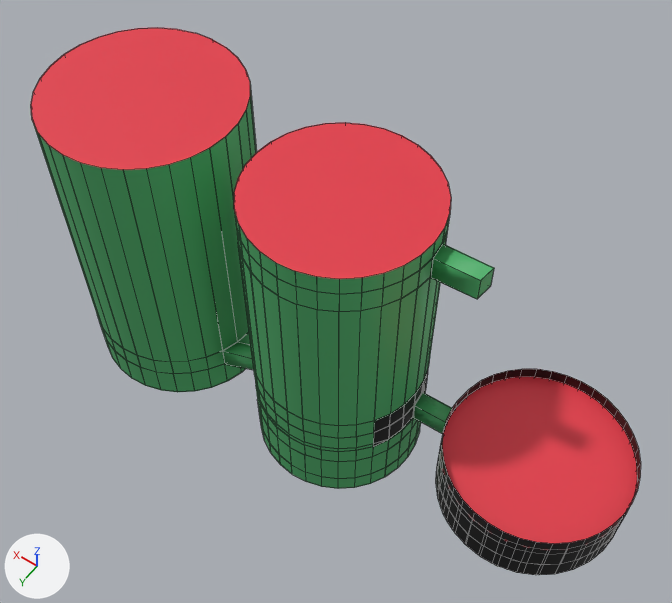
Renders of the Blender file BlenderFiles/Archival_Object/Scenes/CPS_AO_028.blend from each side of a commit.
Before and after are seen from a 50 mm lens placed at (-139.7, 199.6, 404.4), pointed at (6.4, -5.0, 83.0). Arrows for +X, +Y and +Z are at lower left; the lights stay in place. Mesh edges are drawn as thin lines.

Before the edit, the objects in view are built like this:
```python
me_museum_shell_mesh_001 = bpy.data.meshes.new('Museum_Shell_Mesh.001')
me_museum_shell_mesh_001.from_pydata(...)  # 96 vertices, 65 faces; spans x -20.0..20.0, y -20.0..20.0, z 0.0..119.0
me_museum_shell_mesh_001.polygons.foreach_set('use_smooth', [True] * 65)
# faces by material slot: [2, 63]
me_museum_shell_mesh_001.materials.append(mat_mat_museum_ground)  # red #e43948
me_museum_shell_mesh_001.materials.append(mat_mat_museum_mirror)  # black #000000
me_museum_shell_room_2_mesh = bpy.data.meshes.new('Museum_Shell_Room_2_Mesh')
me_museum_shell_room_2_mesh.from_pydata(...)  # 160 vertices, 116 faces; spans x -40.0..39.8, y -39.9..39.9, z -5.9..25.1
me_museum_shell_room_2_mesh.polygons.foreach_set('use_smooth', [True] * 116)
me_museum_shell_room_2_mesh.materials.append(mat_mat_museum_mirror)  # black #000000
me_room_end_path_mesh_001 = bpy.data.meshes.new('Room_End_Path_Mesh.001')
me_room_end_path_mesh_001.from_pydata(...)  # 8 vertices, 5 faces; spans x -10.7..10.6, y -4.2..4.2, z -5.8..5.4
me_room_end_path_mesh_001.polygons.foreach_set('use_smooth', [True] * 5)
me_room_end_path_mesh_001.materials.append(mat_mat_museum_wall)  # green #4eb16c
ob_museum_shell_room_2 = bpy.data.objects.new('Museum_Shell_Room_2', me_museum_shell_room_2_mesh)
ob_museum_shell_room_2.location = (-99.3, 0.0, 43.5)
ob_room_2 = bpy.data.objects.new('Room_2', me_museum_shell_mesh_001)
ob_room_2.location = (-99.3, 0.0, 37.5)
ob_room_2.rotation_euler = (0.0, 0.0, -0.0168)  # degrees (0, 0, -1)
ob_room_2.scale = (2.0, 2.0, 0.21)
ob_room_end_path = bpy.data.objects.new('Room_End_Path', me_room_end_path_mesh_001)
ob_room_end_path.location = (-49.8, -4.2, 143.3)
_m = ob_room_end_path.modifiers.new('Solidify', 'SOLIDIFY')
_m.thickness = 0.25
# also in view: 'Museum_Shell_Main' at (0.0, 0.0, 78.3); 'Room_2_Path' at (-49.9, -4.2, 42.7); 'Museum_Shell_Room_1' at (100.5, 0.0, 78.0)
```
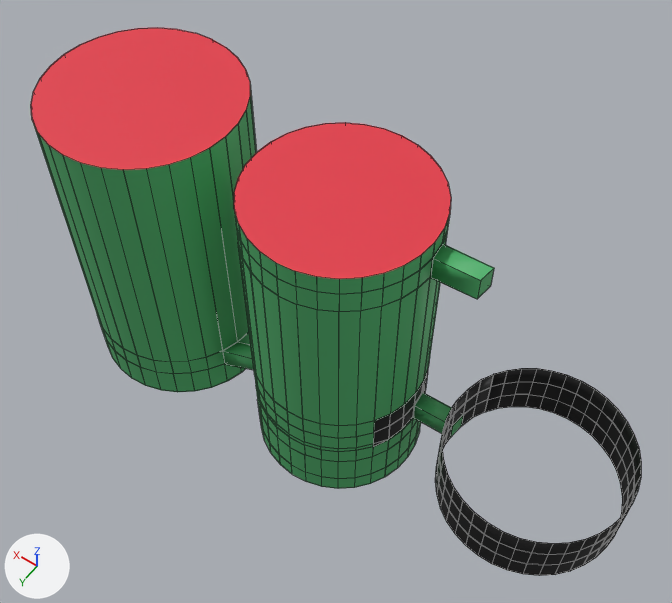
Changed parts and their boxes (x1, y1, x2, y2) in the pictures (672 x 603 px):
'Room_2', hidden (red): before (436, 377, 637, 575)
'Museum_Shell_Room_2', modifiers changed: before (436, 369, 641, 574); after (435, 368, 641, 576)

The change, as a list of edits to the scene's bpy script:
```text
Change ob_museum_shell_room_2:
    add _m = ob_museum_shell_room_2.modifiers.new('Solidify', 'SOLIDIFY')
    add _m.thickness = 0.25
Change ob_room_2:
    add ob_room_2.hide_set(True)
```
